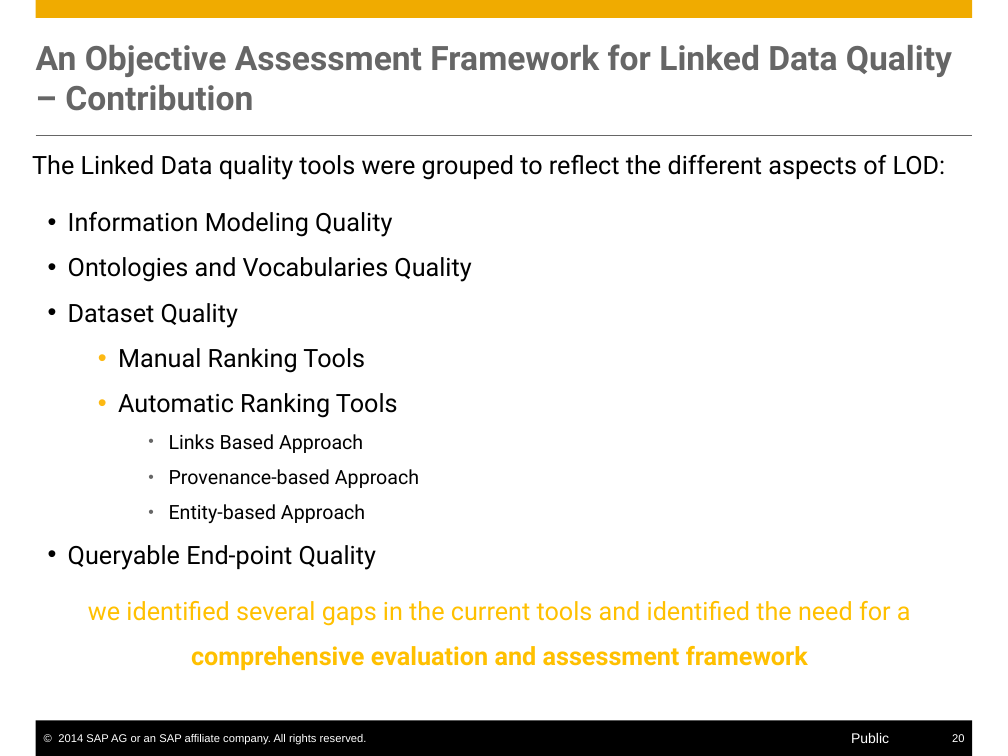
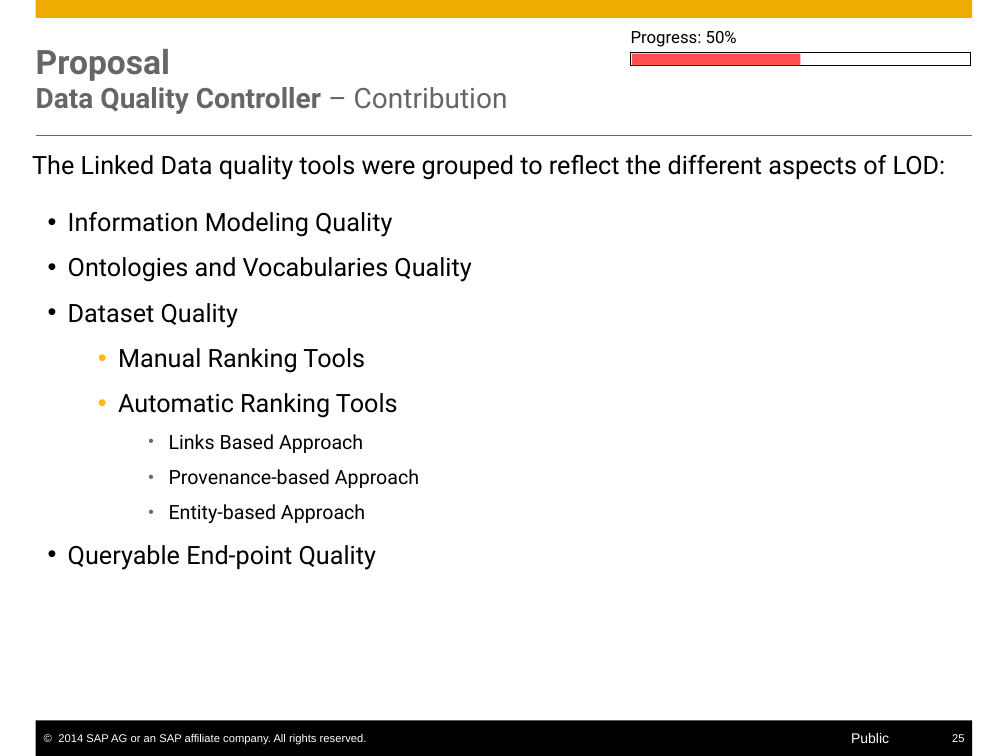
Before and after one commit to S-c-H-i-Z-o/PhD, a slide deck: slide 25 of Progress Reports CIFRE & Workplans/PhD Interim Report/presentation/Self-Service Data Provisioning through Semantic Enrichment of Data.pptx (slide 20 before the commit). Drawn at 1008x756 pixels with LibreOffice and Linux fonts; fonts in the diff are those of the drawing. Boxes give left, top, right and bottom in pixels: in the first picture for what was removed or moved away, otherwise in the second. Text is boxed around its words. In the diff, an @@ line names an element or a change of style, - is before the commit and + after.

```diff
--- a/Progress Reports CIFRE & Workplans/PhD Interim Report/presentation/Self-Service Data Provisioning through Semantic Enrichment of Data.pptx
+++ b/Progress Reports CIFRE & Workplans/PhD Interim Report/presentation/Self-Service Data Provisioning through Semantic Enrichment of Data.pptx
@@ title at [36,49,508,114]: text changed; size 24 to 20 pt @@
-An Objective Assessment Framework for Linked Data Quality – Contribution
+Proposal
+Data Quality Controller – Contribution
@@ rectangle added at [631,52,971,66], fill #FFFFFF, outline #000000 0.5 pt @@
@@ text added at [631,31,737,47], 12 pt, text #000000 @@
+Progress: 50%
@@ rectangle added at [632,53,800,66], fill #FF5050 @@
@@ text removed at [88,601,911,670] @@
-we identified several gaps in the current tools and identified the need for a
-comprehensive evaluation and assessment framework
@@ page number at [952,734,964,742]: text changed @@
-20
+25
```
Also in this commit, not shown: 16 other slides changed, 17 slides added, 3 slides removed, 23 other files.
